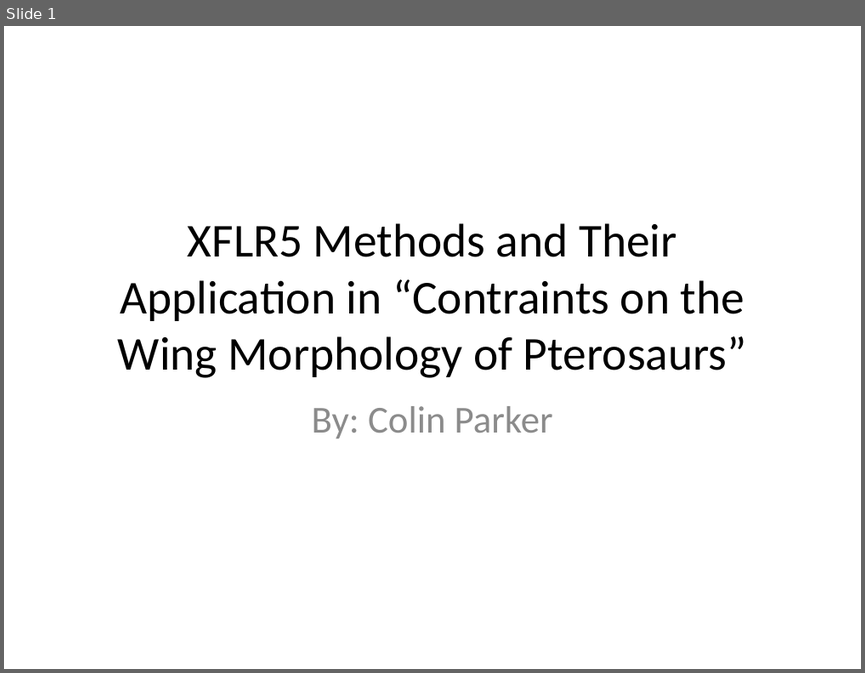
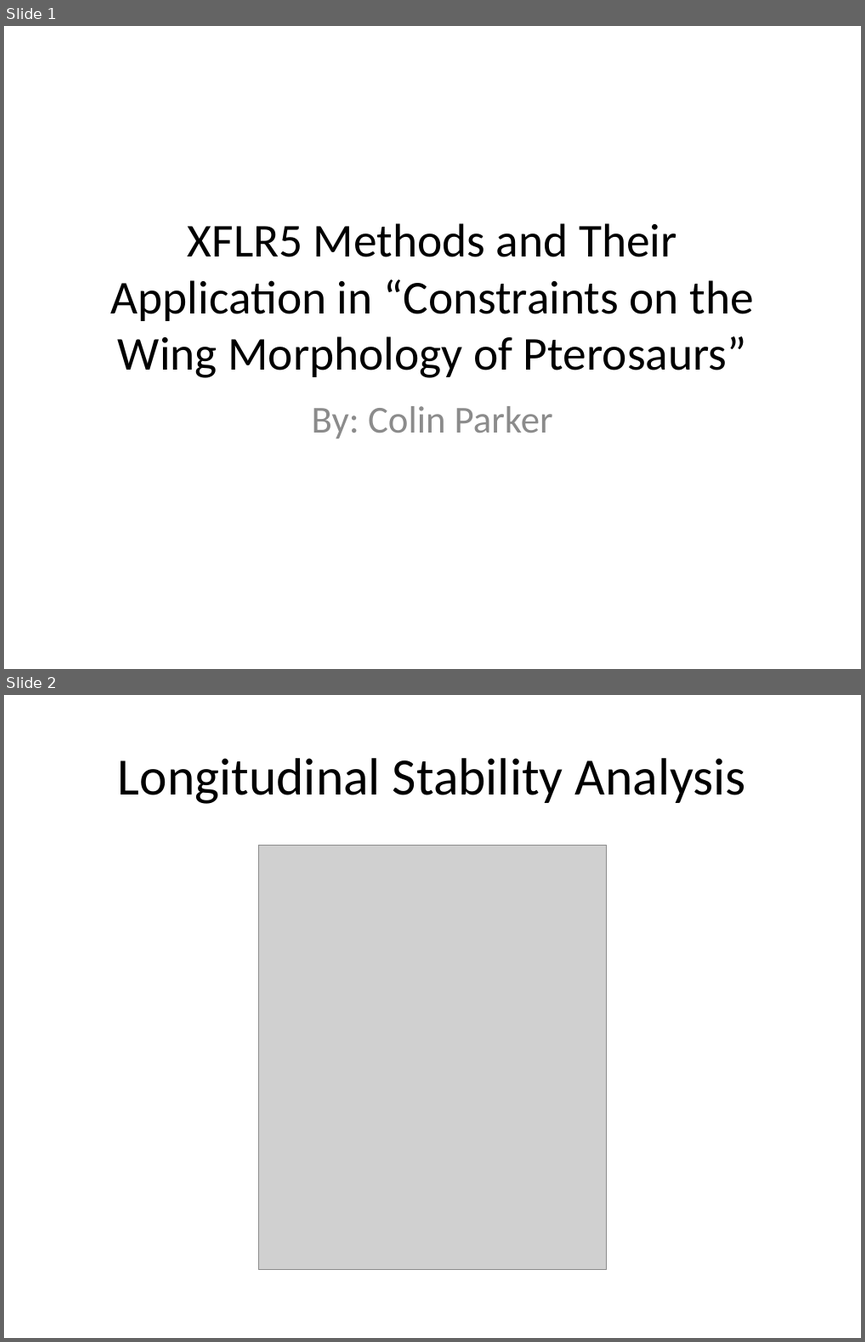
Before and after one commit to colinparker/Pterosaur, a slide deck: XFLR5 Methods and Their Application in.pptx. Shown one above the other, each under a label of ours: slide 1 before the commit, slides 1 and 2 after it. The pictures are 865x673 and 865x1342 pixels, drawn with LibreOffice and Linux fonts; fonts in the diff are those of the drawing; grey boxes stand for pictures. Boxes give left, top, right and bottom in pixels: in the first picture for what was removed or moved away, otherwise in the second. Text is boxed around its words. In the diff, an @@ line names an element or a change of style, - is before the commit and + after.

```diff
--- a/XFLR5 Methods and Their Application in.pptx
+++ b/XFLR5 Methods and Their Application in.pptx
@@ slide 2 added at box(4, 695, 861, 1338), background #FFFFFF @@
@@ title added at box(118, 758, 746, 804), 44 pt, text #000000 @@
+Longitudinal Stability Analysis
@@ picture added at box(258, 845, 607, 1269) @@
@@ slide 1 changed as well @@
@@ title at box(111, 223, 754, 378): text changed @@
-XFLR5 Methods and Their Application in “Contraints on the Wing Morphology of Pterosaurs”
+XFLR5 Methods and Their Application in “Constraints on the Wing Morphology of Pterosaurs”
```
Also in this commit, not shown: 2 other slides added, 10 other files.
